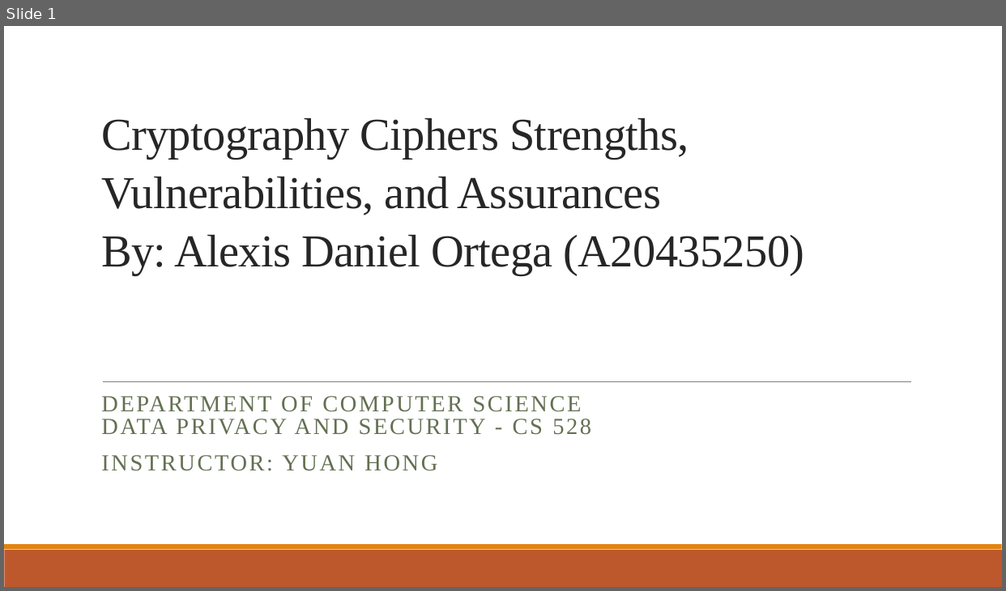
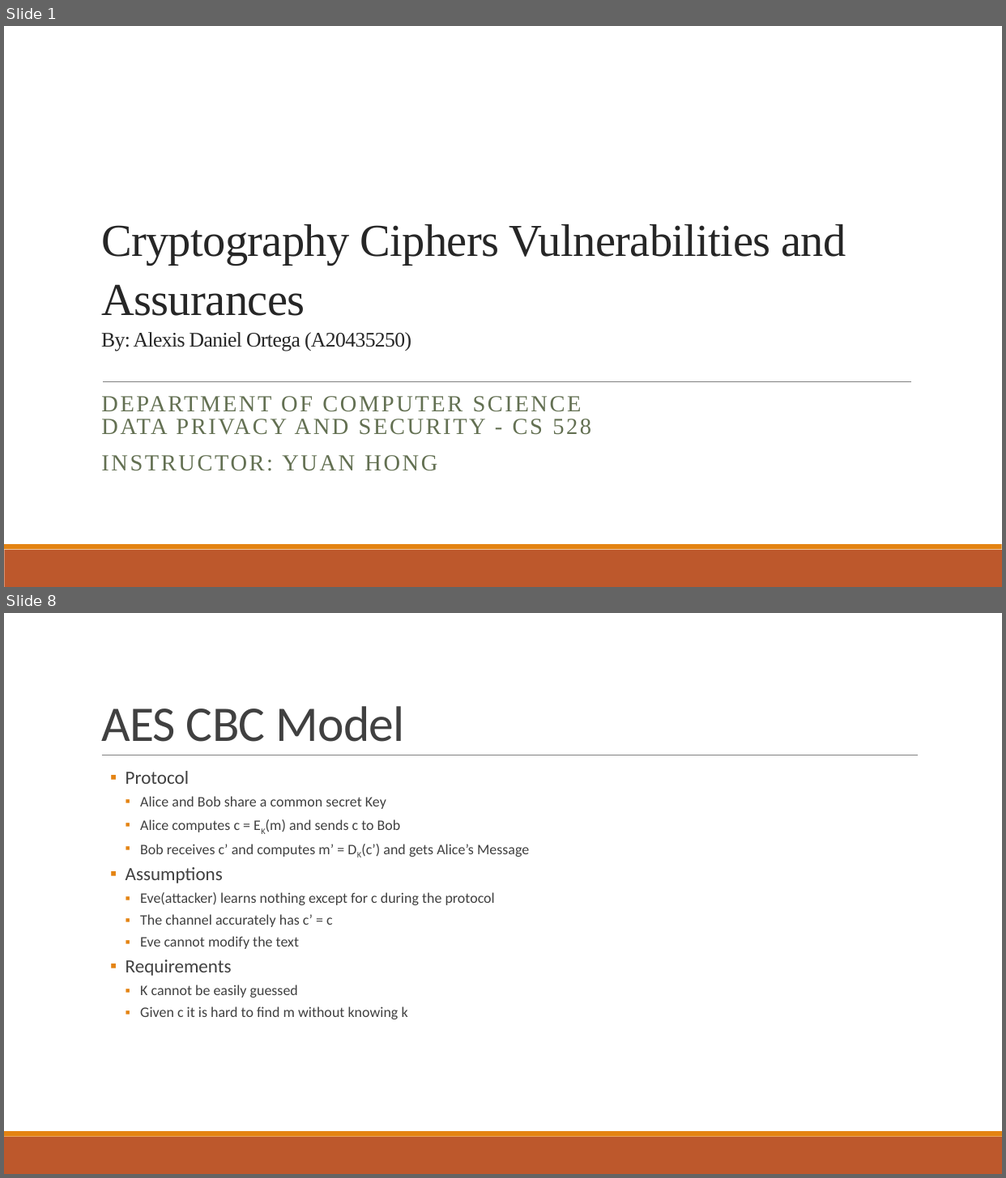
Before and after one commit to AFA20SCM50O/CS528, a slide deck: Documentation/Demo.pptx. Shown one above the other, each under a label of ours: slide 1 before the commit, slides 1 and 8 after it; the slides between them are not shown. The pictures are 1006x591 and 1006x1178 pixels, drawn with LibreOffice and Linux fonts; fonts in the diff are those of the drawing. Boxes give left, top, right and bottom in pixels: in the first picture for what was removed or moved away, otherwise in the second. Text is boxed around its words. In the diff, an @@ line names an element or a change of style, - is before the commit and + after.

```diff
--- a/Documentation/Demo.pptx
+++ b/Documentation/Demo.pptx
@@ slide 8 added at (x1=4, y1=613, x2=1002, y2=1174), background #FFFFFF; not listed: 2 template elements that a slide beside it also shows @@
@@ title added at (x1=101, y1=706, x2=405, y2=742), 48 pt, text #404040 @@
+AES CBC Model
@@ line added from (102, 756) to (918, 756), #808080 0.5 pt @@
@@ text added at (x1=126, y1=771, x2=529, y2=1020), 14 pt, text #404040 @@
+  ▪ Protocol
+    ▪ Alice and Bob share a common secret Key
+    ▪ Alice computes c = EK(m) and sends c to Bob
+    ▪ Bob receives c’ and computes m’ = DK(c’) and gets Alice’s Message
+  ▪ Assumptions
+    ▪ Eve(attacker) learns nothing except for c during the protocol
+    ▪ The channel accurately has c’ = c
+    ▪ Eve cannot modify the text
+  ▪ Requirements
+    ▪ K cannot be easily guessed
+    ▪ Given c it is hard to find m without knowing k
@@ slide 1 changed as well @@
@@ title at (x1=101, y1=224, x2=846, y2=352): text changed @@
-Cryptography Ciphers Strengths, Vulnerabilities, and Assurances
-By: Alexis Daniel Ortega (A20435250)
+Cryptography Ciphers Vulnerabilities and Assurances
+By: Alexis Daniel Ortega (A20435250)
```
Also in this commit, not shown: 15 other slides added, 1 slide removed, 7 other files.
